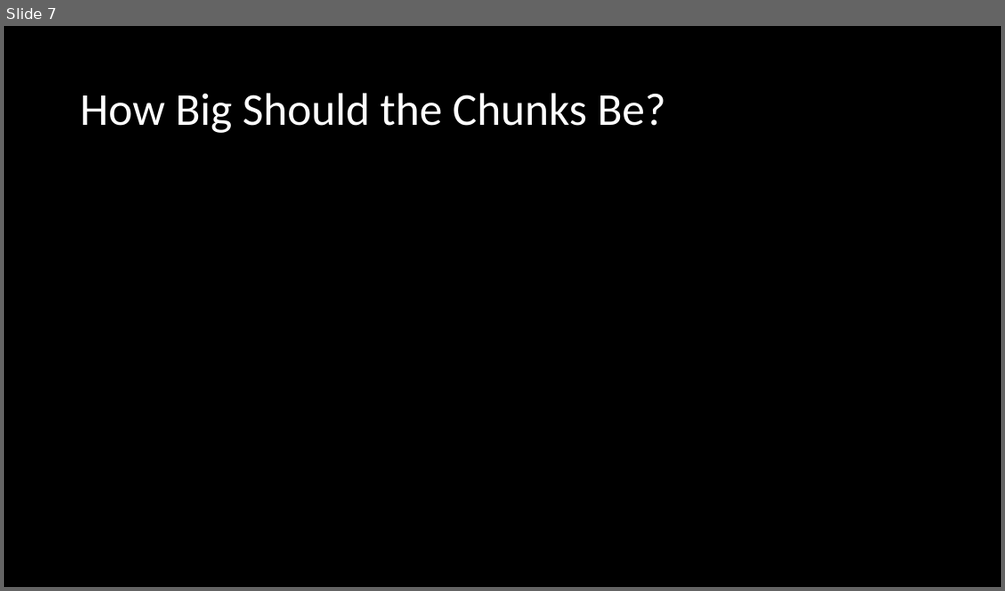
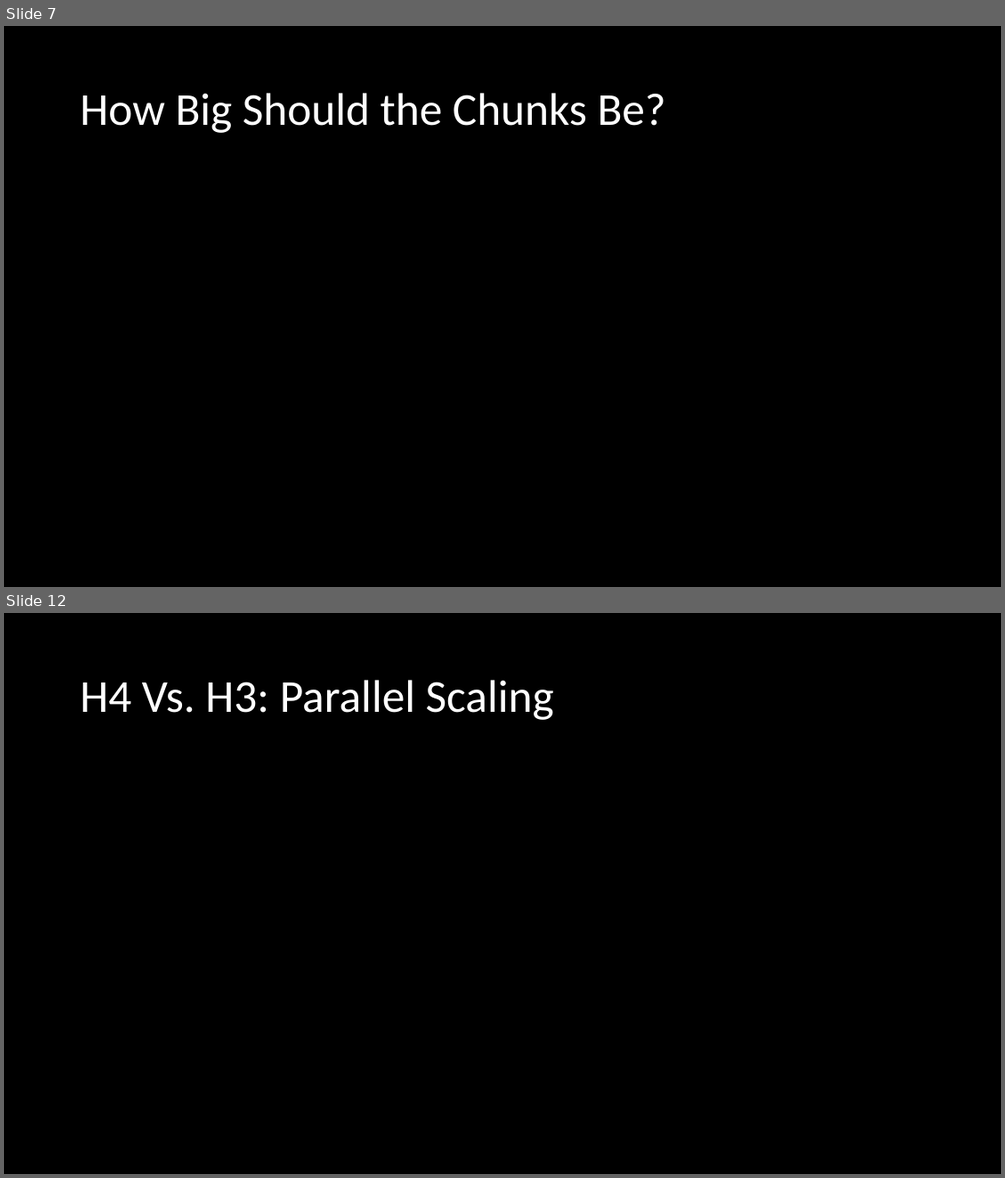
Before and after one commit to npcarter/data, a slide deck: Lab Meeting 5_25_17.pptx. Shown one above the other, each under a label of ours: slide 7 before the commit, slides 7 and 12 after it; the slides between them are not shown. The pictures are 1005x591 and 1005x1178 pixels, drawn with LibreOffice and Linux fonts; fonts in the diff are those of the drawing. Boxes give left, top, right and bottom in pixels: in the first picture for what was removed or moved away, otherwise in the second. Text is boxed around its words. In the diff, an @@ line names an element or a change of style, - is before the commit and + after.

```diff
--- a/Lab Meeting 5_25_17.pptx
+++ b/Lab Meeting 5_25_17.pptx
@@ slide 12 added at (4,613,1001,1174), background #000000 @@
@@ title added at (80,680,554,720), 44 pt, text #FFFFFF @@
+H4 Vs. H3: Parallel Scaling
```
Also in this commit, not shown: 5 other slides added, 2 other files.
